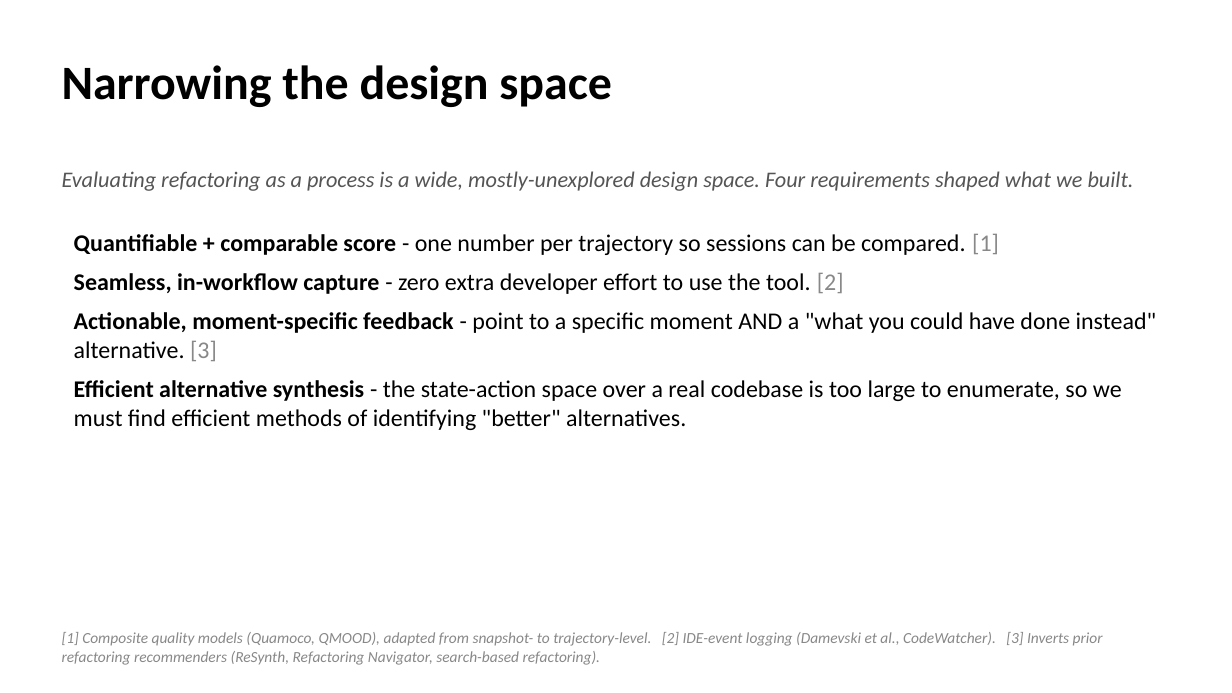
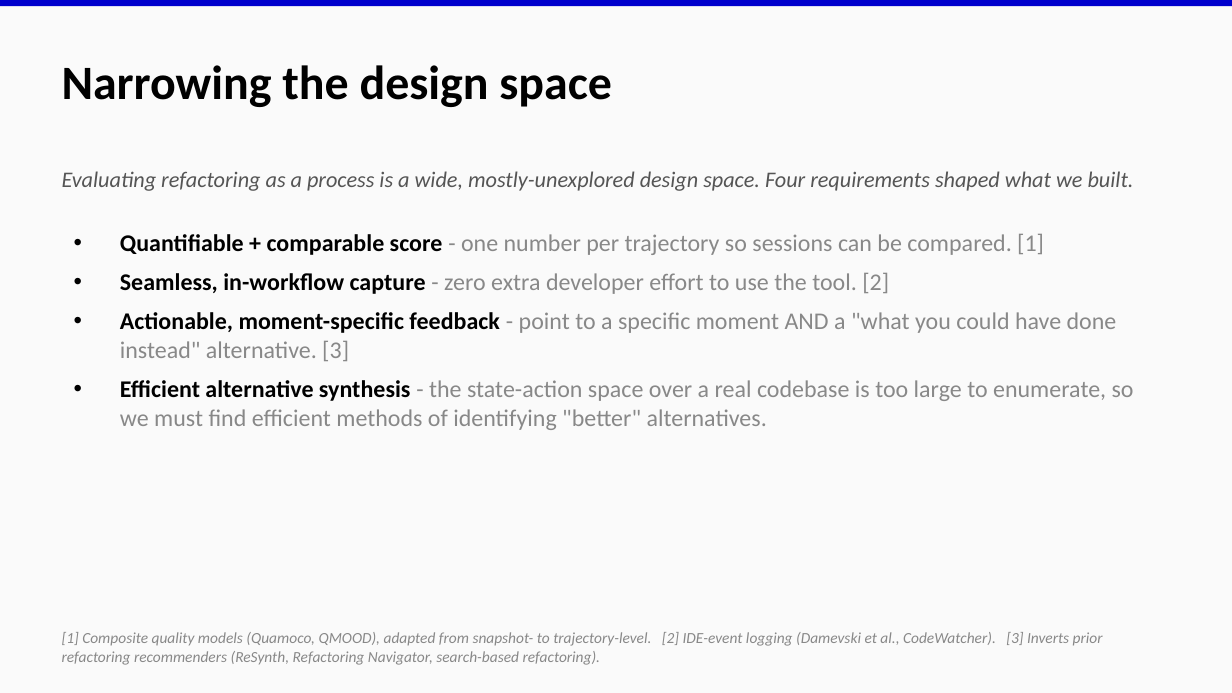
Before and after one commit to EthanHosier/fyp, a slide deck: slide 5 of presentation/slides.pptx. Drawn at 1232x693 pixels with LibreOffice and Linux fonts; fonts in the diff are those of the drawing. Boxes give left, top, right and bottom in pixels: in the first picture for what was removed or moved away, otherwise in the second. Text is boxed around its words. In the diff, an @@ line names an element or a change of style, - is before the commit and + after.

```diff
--- a/presentation/slides.pptx
+++ b/presentation/slides.pptx
@@ background #FFFFFF to #FAFAFA @@
@@ rectangle added at (0, 0, 1232, 6), fill #0000CD @@
@@ text "Quantifiable + comparable score - ..." at (120, 234, 1134, 430): text colour #000000 to #888888 in "- one number per trajectory so sessions ...", "- zero extra developer effort to use ...", "- point to a specific moment AND ...", "- the state-action space over a real ..." @@
```
Also in this commit, not shown: 27 other slides changed, 2 other files.
